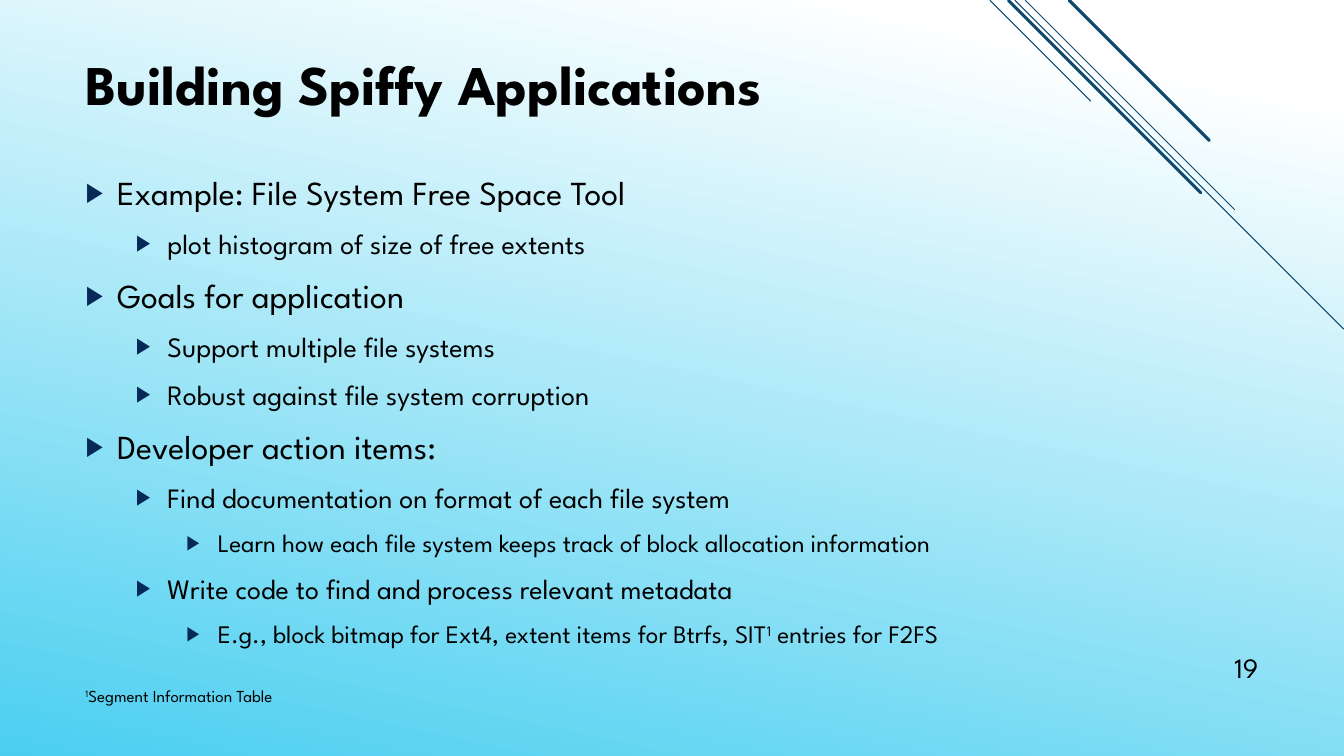
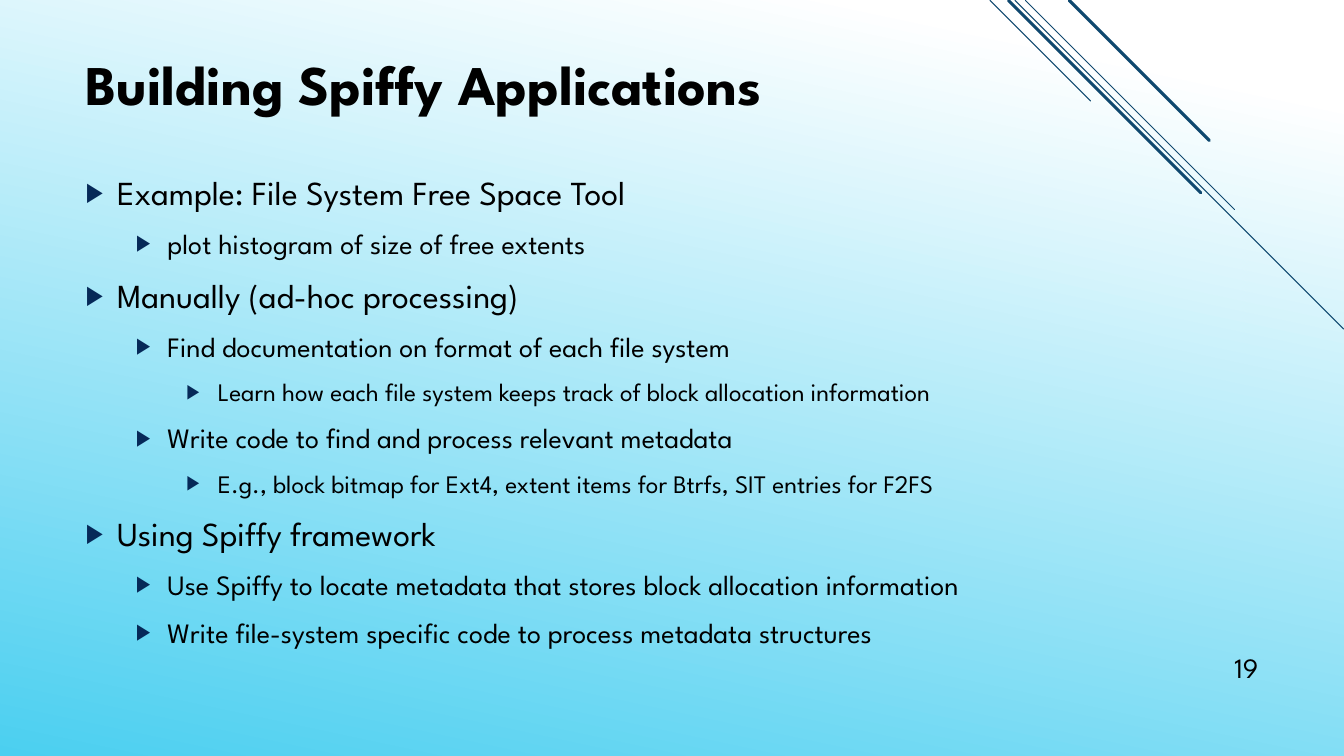
Before and after one commit to jacksun007/spiffy-paper, a slide deck: slide 19 of talk/spiffy_talk.pptx. Drawn at 1344x756 pixels with LibreOffice and Linux fonts; fonts in the diff are those of the drawing. Boxes give left, top, right and bottom in pixels: in the first picture for what was removed or moved away, otherwise in the second. Text is boxed around its words. In the diff, an @@ line names an element or a change of style, - is before the commit and + after.

```diff
--- a/talk/spiffy_talk.pptx
+++ b/talk/spiffy_talk.pptx
@@ text at <box>117,284,518,316</box>: text changed; size 20 to 24 pt @@
-▶ Goals for application
-  ▶ Support multiple file systems
-  ▶ Robust against file system corruption
-▶ Developer action items:
+▶ Manually (ad-hoc processing)
@@ text at <box>117,475,959,649</box>: text changed; size 18 to 20 pt @@
-    ▶ E.g., block bitmap for Ext4, extent items for Btrfs, SIT1 entries for F2FS
+    ▶ E.g., block bitmap for Ext4, extent items for Btrfs, SIT entries for F2FS
+▶ Using Spiffy framework
+  ▶ Use Spiffy to locate metadata that stores block allocation information
+  ▶ Write file-system specific code to process metadata structures
@@ text removed at <box>153,690,272,703</box> @@
-1Segment Information Table
```
Also in this commit, not shown: 22 other slides changed, 1 slide added, 1 slide removed, 1 other file.
